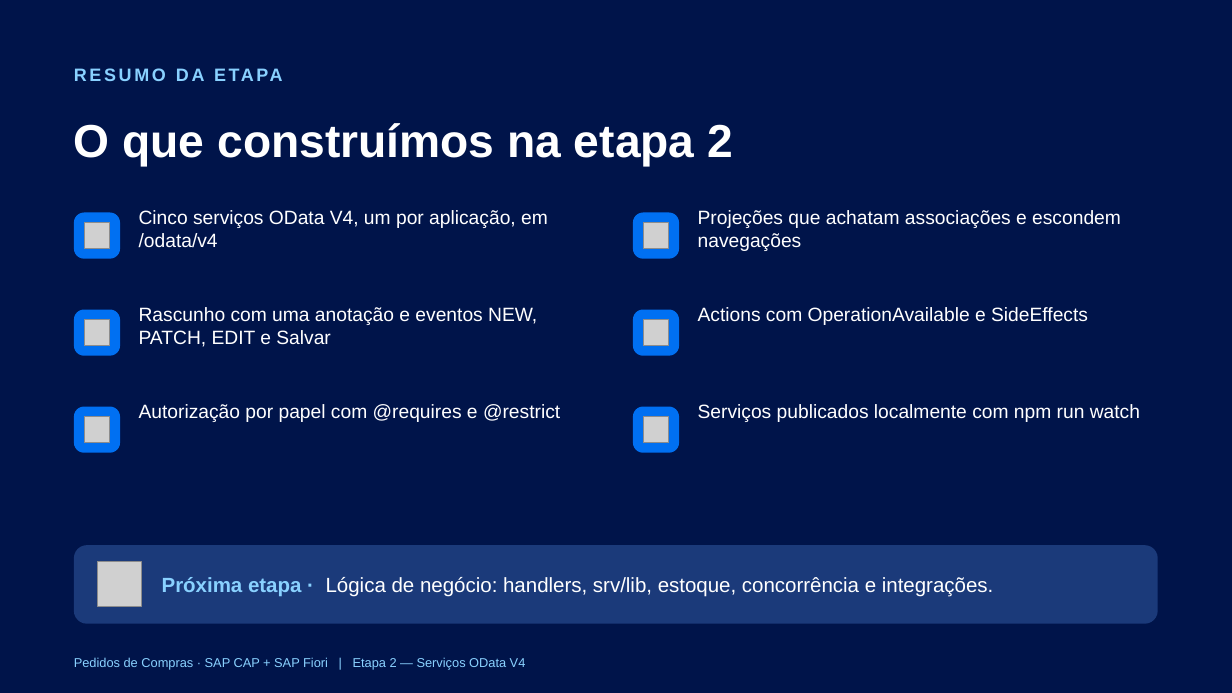
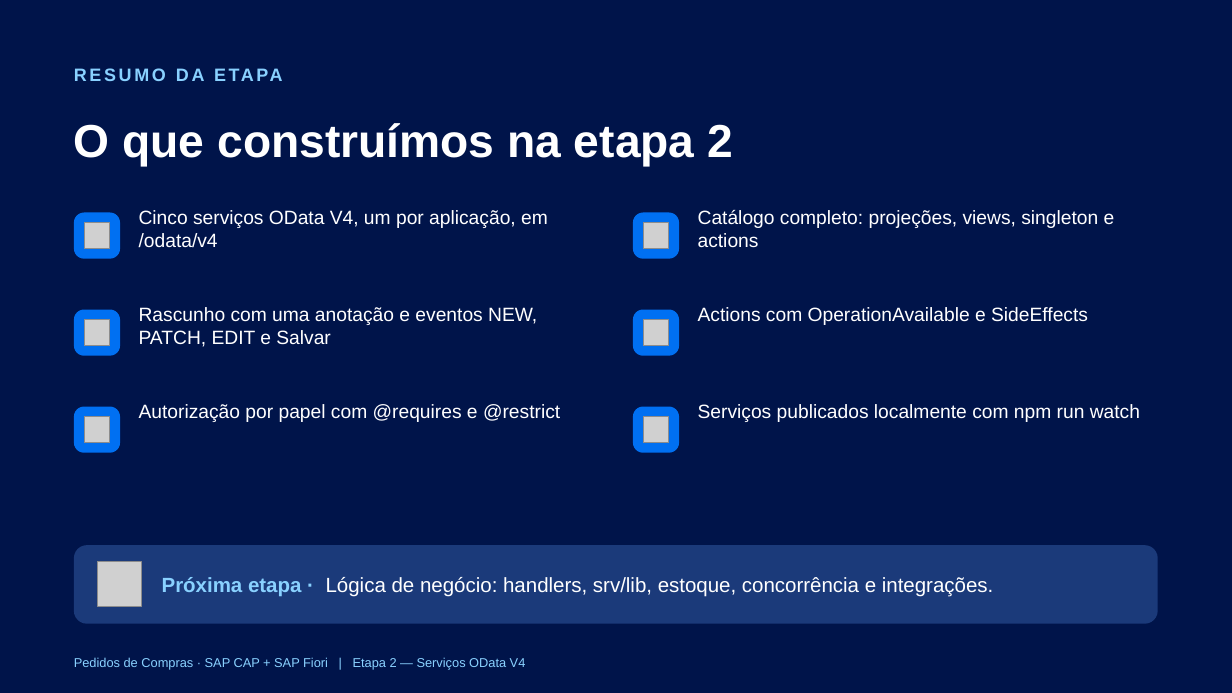
Before and after one commit to AdrianoBispo/sap-cap-nodejs-pedidos-de-compras-app, a slide deck: slide 23 of docs/apresentacoes/02-servicos-odata.pptx (slide 13 before the commit). Drawn at 1232x693 pixels with LibreOffice and Linux fonts; fonts in the diff are those of the drawing; grey boxes stand for pictures. Boxes give left, top, right and bottom in pixels: in the first picture for what was removed or moved away, otherwise in the second. Text is boxed around its words. In the diff, an @@ line names an element or a change of style, - is before the commit and + after.

```diff
--- a/docs/apresentacoes/02-servicos-odata.pptx
+++ b/docs/apresentacoes/02-servicos-odata.pptx
@@ text at box(698, 210, 1115, 248): text changed @@
-Projeções que achatam associações e escondem navegações
+Catálogo completo: projeções, views, singleton e actions
```
Also in this commit, not shown: 3 other slides changed, 10 slides added, 10 other files.
